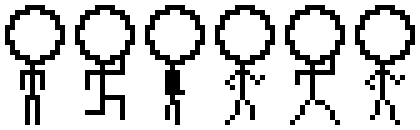
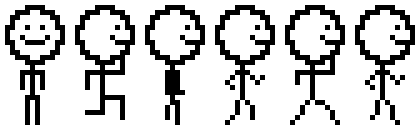
Two versions of the same layered image (420 x 130). Layer-by-layer changes:
painted on "player_anim.png" over bbox(20, 25, 405, 45)
